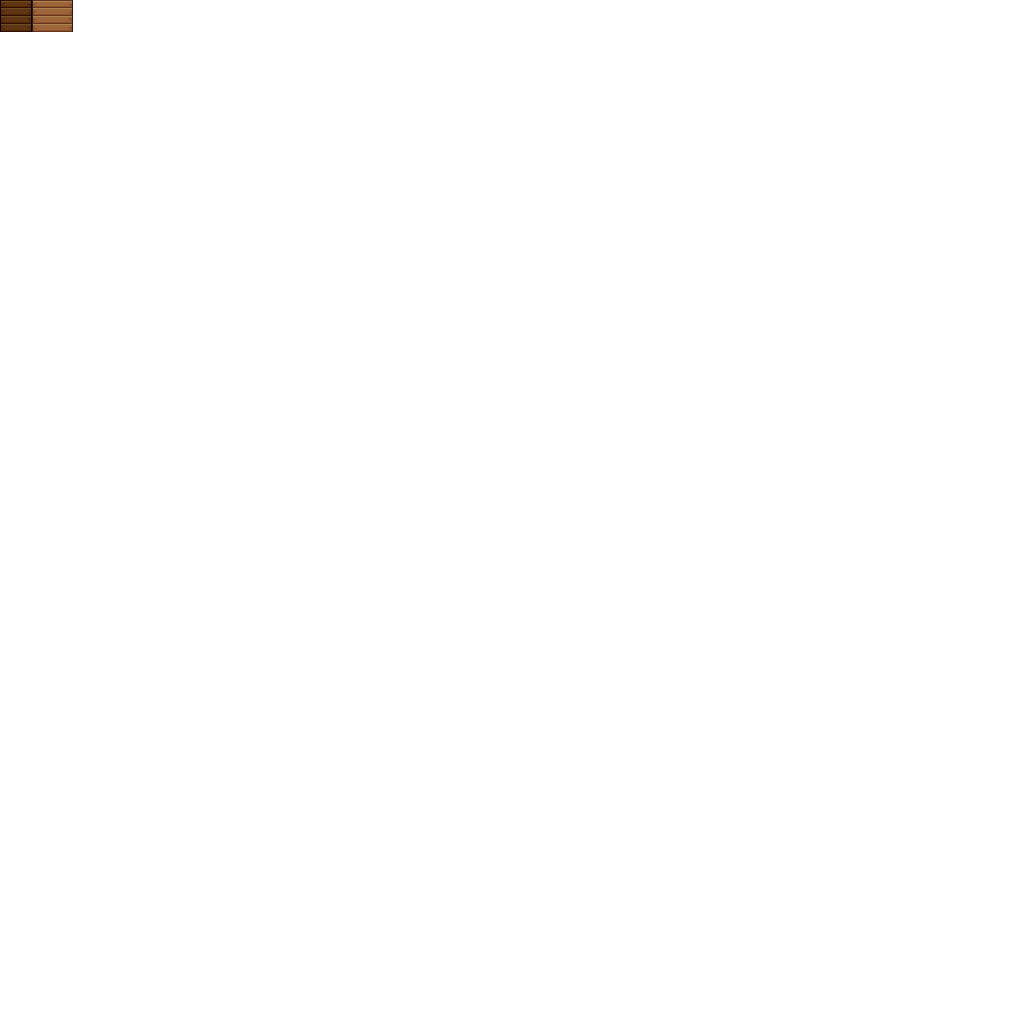
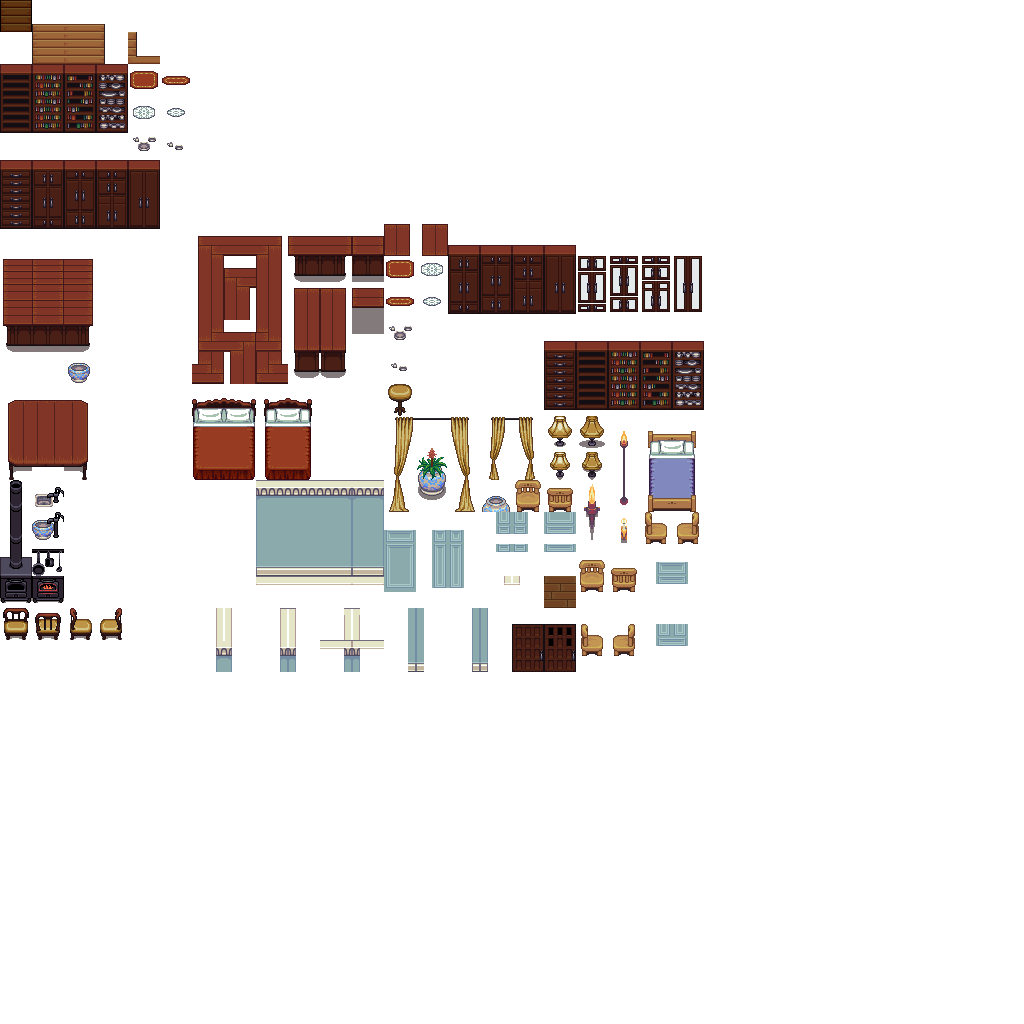
Layered file, before and after one edit (w=1024, h=1024). Changes by layer:
painted on "Ebene" over [0, 0, 704, 672]
